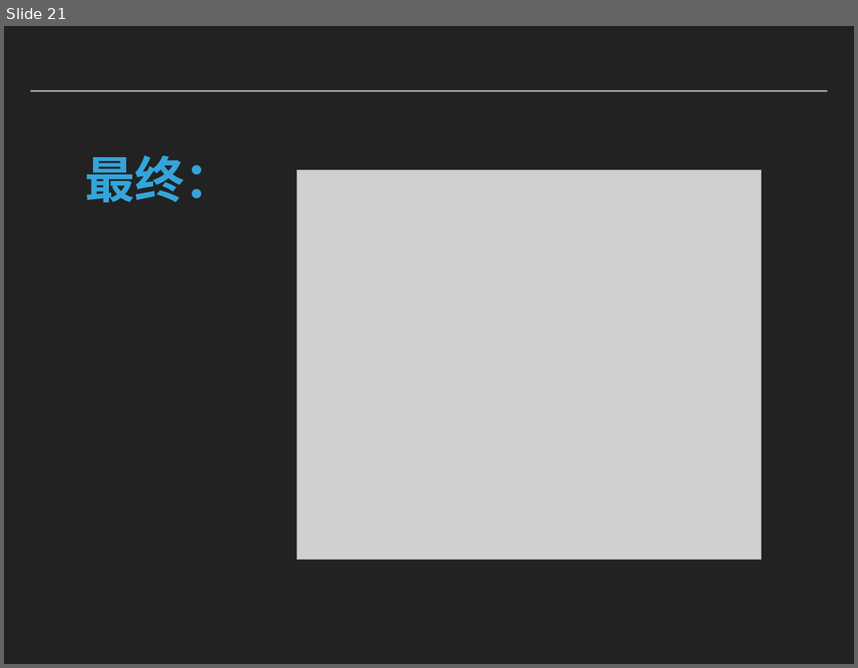
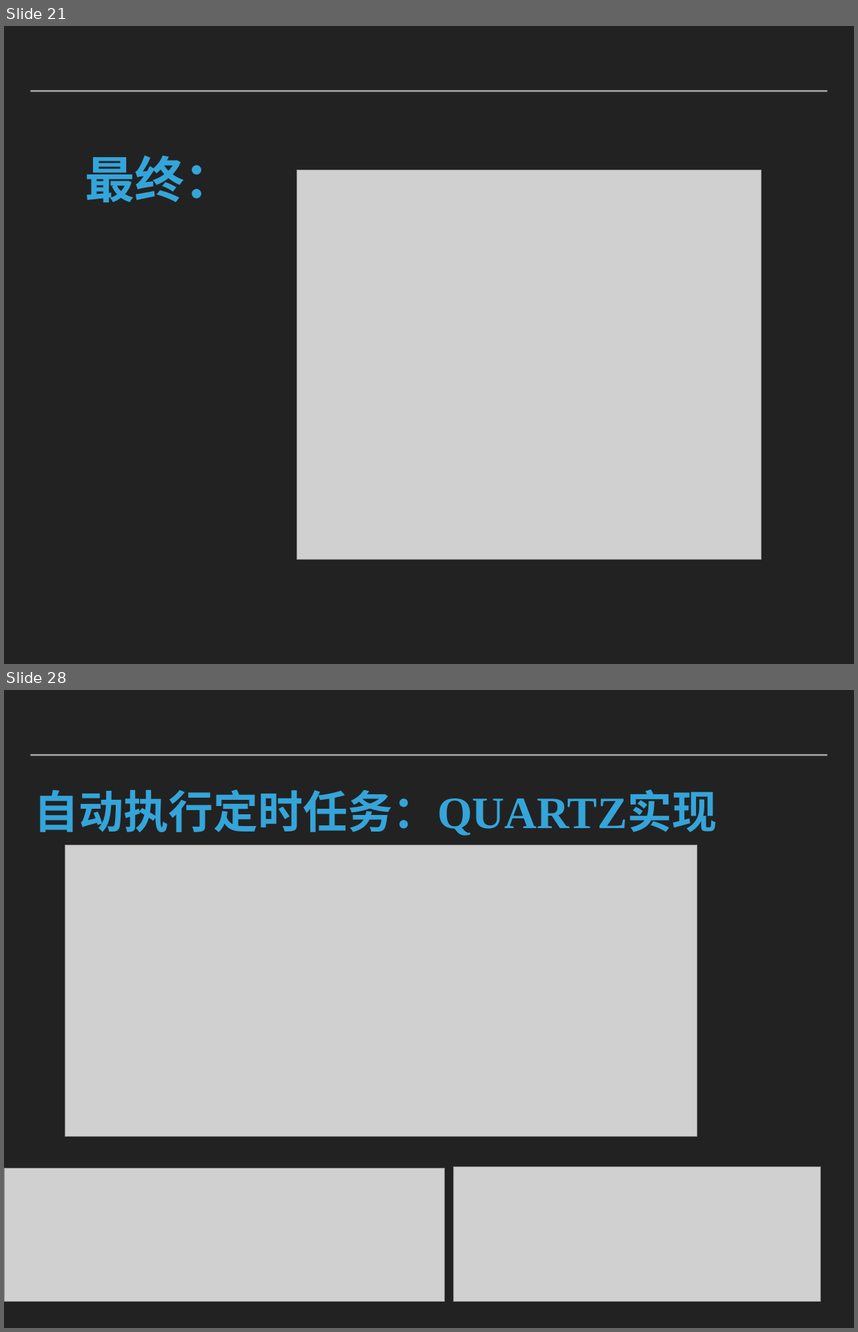
Before and after one commit to caodaxing/HotelReservation_Client, a slide deck: 文档相关/演示.pptx. Shown one above the other, each under a label of ours: slide 21 before the commit, slides 21 and 28 after it; the slides between them are not shown. The pictures are 858x668 and 858x1332 pixels, drawn with LibreOffice and Linux fonts; fonts in the diff are those of the drawing; grey boxes stand for pictures. Boxes give left, top, right and bottom in pixels: in the first picture for what was removed or moved away, otherwise in the second. Text is boxed around its words. In the diff, an @@ line names an element or a change of style, - is before the commit and + after.

```diff
--- a/文档相关/演示.pptx
+++ b/文档相关/演示.pptx
@@ slide 28 added at (4,690,854,1328), background #222222; not listed: 1 template element that a slide beside it also shows @@
@@ title added at (34,789,717,836), 54 pt, text #34A5DA, bold @@
+自动执行定时任务：QUARTZ实现
@@ picture added at (65,845,697,1136) @@
@@ picture added at (4,1167,445,1301) @@
@@ picture added at (454,1167,820,1301) @@
```
Also in this commit, not shown: 8 other slides added.
